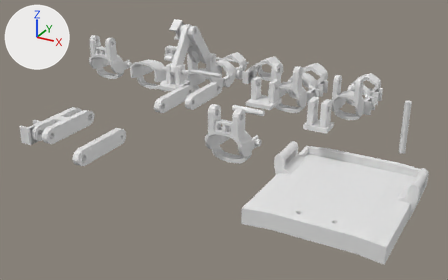
An edit to the Blender file glove_mutant.blend, drawn before and after from the same camera.
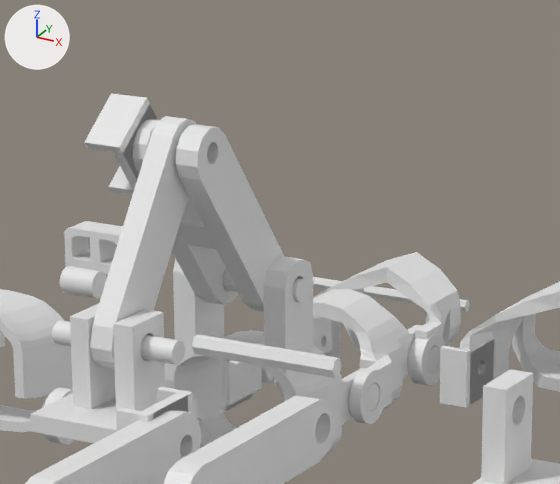
Each version is shown whole from a 50 mm lens placed at (26.4, -47.1, 16.8), pointed at (6.2, -10.5, -1.5), then close up on the part from 34% to 60% of the width and 0% to 36% of the height. Arrows for +X, +Y and +Z are at upper left; the lights stay in place.

The first close-up shows 'BackGlove', 'BackGloveSpare', 'Cube.001', 'Cube.003', 'Cube.004', 'Cube.006', 'Front Long.001', 'Front Redesign.002', 'Hexagram', 'Mech_Back_Connector', 'MechanismWheel', 'MechanismWheel.001', 'MiddleRedesign', 'Platform'.
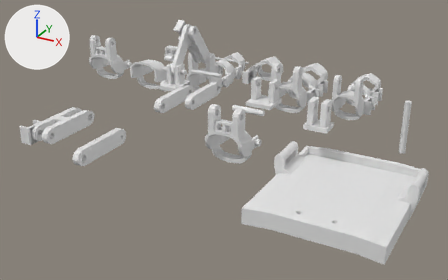
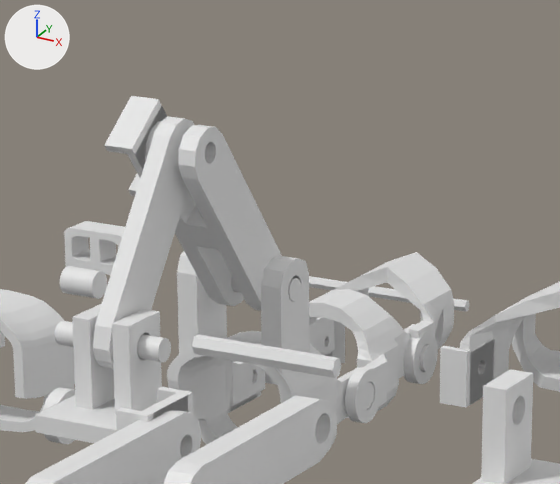
Changed parts and their boxes (x1, y1, x2, y2) in the close-ups (560 x 484 px):
```json
{"object": "Mech_Back_Connector", "change": "rescaled", "before": [84, 93, 284, 311], "after": [104, 96, 282, 311], "on screen": "11% narrower"}
{"object": "BackGlove", "change": "rescaled", "before": [165, 256, 380, 457], "after": [167, 251, 374, 445]}
{"object": "Cube.004", "change": "rescaled", "before": [90, 116, 196, 369], "after": [93, 116, 194, 369]}
{"object": "Platform", "change": "rescaled", "before": [30, 303, 197, 443], "after": [35, 304, 162, 443]}
{"object": "MiddleRedesign", "change": "rescaled", "before": [223, 289, 440, 424], "after": [226, 289, 435, 423]}
{"object": "Front Redesign.002", "change": "rescaled", "before": [313, 252, 461, 386], "after": [325, 252, 454, 384], "on screen": "13% narrower"}
{"object": "MechanismWheel.001", "change": "rescaled", "before": [52, 320, 185, 365], "after": [55, 321, 171, 362], "on screen": "13% narrower, 9% shorter"}
{"object": "MechanismWheel", "change": "rescaled", "before": [223, 269, 308, 302], "after": [231, 276, 301, 301]}
```

The change, as JSON lines over the scene's bpy script:
```json
{"op": "set", "path": "ob_platform.scale", "old": "(0.00999, 0.00999, 0.0015)", "new": "(-0.00901, 0.00999, 0.0015)"}
{"op": "set", "path": "ob_backglove.scale", "old": "(0.0138, 0.00363, 0.00363)", "new": "(0.0128, 0.00363, 0.00363)"}
{"op": "set", "path": "ob_front_redesign_002.scale", "old": "(0.00836, 0.00758, 0.00758)", "new": "(0.00736, 0.00758, 0.00758)"}
{"op": "set", "path": "ob_mechanismwheel.scale", "old": "(0.0149, 0.00998, 0.0119)", "new": "(0.0139, 0.00998, 0.0119)"}
{"op": "set", "path": "ob_cube_004.scale", "old": "(0.00439, 0.00457, 0.00461)", "new": "(0.00339, 0.00457, 0.00461)"}
{"op": "set", "path": "ob_mechanismwheel_001.scale", "old": "(0.0149, 0.00998, 0.0119)", "new": "(0.0129, 0.00998, 0.0119)"}
{"op": "set", "path": "ob_middleredesign.scale", "old": "(0.0149, 0.0125, 0.0149)", "new": "(0.0139, 0.0125, 0.0149)"}
{"op": "set", "path": "ob_mech_back_connector.scale", "old": "(0.00439, 0.00457, 0.00461)", "new": "(0.00339, 0.00457, 0.00461)"}
```
